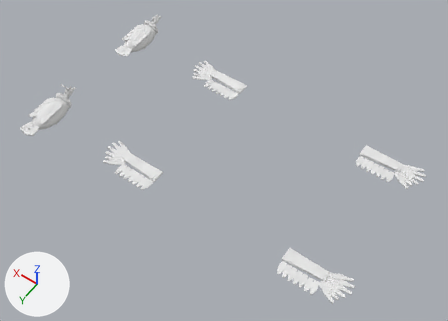
An edit to the glTF model assets/epiphany/kuntur.glb, drawn before and after from the same camera.
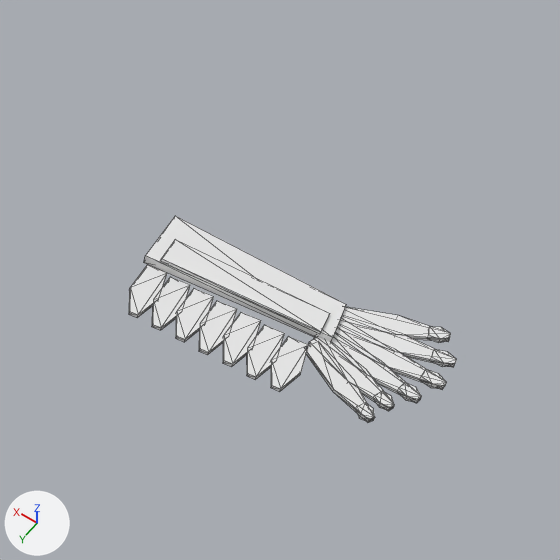
The first picture shows the older version from a camera (50 mm lens) standing at (-3.57, 7.9, 15.04) and looking at (3.39, -1.84, -0.28). The close-ups show the older and then the newer version on the part from 73% to 100% of the width and 31% to 68% of the height of that picture. Only the edits that show in the close-ups are written down. The axes (+X, +Y, +Z) are drawn at lower left. The lights are the same throughout. The close-ups show mesh edges as thin lines. Vertices at exactly the same position are counted once.

Before the edit, the objects in view are built like this:
```python
me_kuntur_ala_der = bpy.data.meshes.new('kuntur_ala_der')
me_kuntur_ala_der.from_pydata(...)  # 244 vertices, 404 faces; spans x -2.04..0.0, y -0.4..0.62, z -0.06..0.06
me_kuntur_ala_der.materials.append(mat_paleta)  # white #e7e7e7
ob_kuntur_ala_der = bpy.data.objects.new('kuntur_ala_der', me_kuntur_ala_der)
ob_kuntur_ala_der.location = (0.0, -4.5, 0.0)
```
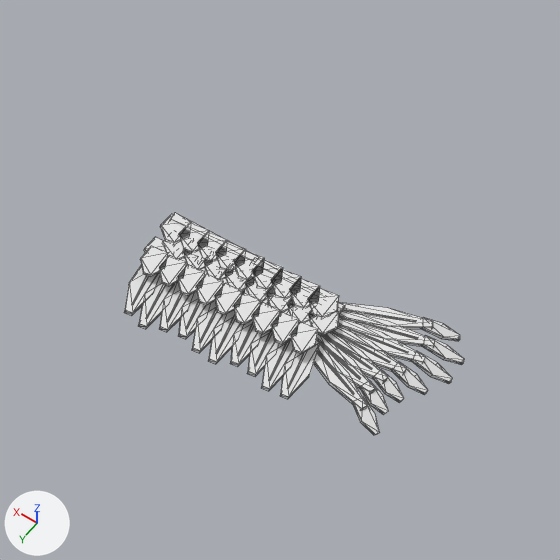
Boxes [x1, y1, x2, y2] around the edits, measured in the close-ups (560 x 560 px; the box of a moved part takes in the faces that stretch with it):
'kuntur_ala_der', reshaped (7% taller): before [129, 216, 457, 423]; after [124, 213, 465, 435]
part 1 of me_kuntur_ala_der, added: after [170, 213, 259, 262]
part 2 of me_kuntur_ala_der, added: after [251, 259, 345, 315]
part 3 of me_kuntur_ala_der, moved or reshaped: before [129, 265, 167, 318]; after [160, 214, 190, 243]
part 4 of me_kuntur_ala_der, moved or reshaped: before [176, 288, 214, 342]; after [216, 246, 246, 271]
part 5 of me_kuntur_ala_der, moved or reshaped: before [223, 312, 261, 367]; after [271, 269, 302, 299]
part 6 of me_kuntur_ala_der, moved or reshaped: before [152, 277, 190, 330]; after [144, 237, 165, 252]
part 7 of me_kuntur_ala_der, moved or reshaped (mostly hidden afterwards): before [271, 336, 308, 391]; after [304, 320, 311, 325]
part 8 of me_kuntur_ala_der, moved or reshaped: before [199, 301, 237, 355]; after [140, 246, 168, 277]
part 9 of me_kuntur_ala_der, moved or reshaped: before [246, 325, 285, 380]; after [159, 255, 187, 286]
part 10 of me_kuntur_ala_der, moved or reshaped: before [340, 307, 450, 342]; after [339, 303, 433, 329]
part 11 of me_kuntur_ala_der, moved or reshaped: before [337, 321, 455, 367]; after [338, 318, 435, 347]
part 12 of me_kuntur_ala_der, rebuilt: before [333, 329, 447, 390]; after [325, 332, 407, 374]
part 13 of me_kuntur_ala_der, rebuilt: before [314, 335, 422, 403]; after [317, 334, 388, 382]
part 14 of me_kuntur_ala_der, rebuilt: before [308, 338, 394, 411]; after [318, 344, 375, 394]
part 15 of me_kuntur_ala_der, rebuilt: before [304, 345, 375, 423]; after [314, 353, 367, 410]
part 16 of me_kuntur_ala_der, deleted: before [356, 327, 457, 422]
part 17 of me_kuntur_ala_der, built on: before [144, 216, 346, 342]; after [124, 229, 465, 435]

What the commit changed:
me_kuntur_ala_der is used by ob_kuntur_ala_der; location (0.0, -4.5, 0.0).
me_kuntur_ala_der had 244 vertices, 404 faces and spanned x -2.04..0.0, y -0.4..0.62, z -0.06..0.06.
me_kuntur_ala_der now has 848 vertices, 1392 faces and spans x -2.06..0.03, y -0.5..0.68, z -0.14..0.09.
me_kuntur_ala_der part 1: a new loose piece, a 7-sided cut cone along x (radius 0.06 at the low end, 0.08 at the high end) spanning x -0.62..0.0, y -0.24..-0.1, z -0.06..0.09, in mat_paleta (white #e7e7e7).
me_kuntur_ala_der part 2: a new loose piece, a 7-sided cut cone along x (radius 0.04 at the low end, 0.06 at the high end) spanning x -1.25..-0.6, y -0.21..-0.09, z -0.04..0.07, in mat_paleta (white #e7e7e7).
me_kuntur_ala_der part 3: the loose piece of 12 vertices spanning x -0.23..-0.03, y 0.19..0.62, z -0.05..-0.03 is scaled about its middle by (0.968, 0.525, 0.833), then moved by (0.06, -0.5, 0.1).
me_kuntur_ala_der part 4: the loose piece of 12 vertices spanning x -0.57..-0.37, y 0.19..0.62, z -0.05..-0.03 is scaled about its middle by (0.968, 0.525, 0.833), then moved by (0.0, -0.5, 0.1).
me_kuntur_ala_der part 5: the loose piece of 12 vertices spanning x -0.91..-0.71, y 0.19..0.62, z -0.05..-0.03 is scaled about its middle by (0.968, 0.525, 0.833), then moved by (-0.06, -0.5, 0.1).
me_kuntur_ala_der part 6: the loose piece of 12 vertices spanning x -0.4..-0.2, y 0.19..0.62, z -0.06..-0.03 is scaled about its middle by (0.968, 0.525, 0.833), then moved by (0.23, -0.28, 0.08).
me_kuntur_ala_der part 7: the loose piece of 12 vertices spanning x -1.25..-1.05, y 0.19..0.62, z -0.05..-0.03 is scaled about its middle by (0.968, 0.525, 0.833), then moved by (0.05, -0.28, 0.08).
me_kuntur_ala_der part 8: the loose piece of 12 vertices spanning x -0.74..-0.54, y 0.19..0.62, z -0.06..-0.03 is scaled about its middle by (0.83, 0.549, 0.667), then moved by (0.56, -0.16, 0.12).
me_kuntur_ala_der part 9: the loose piece of 12 vertices spanning x -1.08..-0.88, y 0.19..0.62, z -0.06..-0.03 is scaled about its middle by (0.83, 0.549, 0.667), then moved by (0.77, -0.16, 0.12).
me_kuntur_ala_der part 10: the loose piece of 12 vertices spanning x -1.91..-1.18, y -0.4..-0.07, z -0.03..0.0 is turned 4 degrees about the z axis through its middle and scaled by 0.87, then moved by (0.07, -0.03, 0.0).
me_kuntur_ala_der part 11: the loose piece of 12 vertices spanning x -2.02..-1.19, y -0.23..0.0, z -0.03..0.0 is turned 5.2 degrees about the z axis through its middle and scaled by 0.834, then moved by (0.09, -0.05, 0.0).
me_kuntur_ala_der part 12: the loose piece of 12 vertices spanning x -2.04..-1.2, y -0.08..0.08, z -0.04..-0.01 is rebuilt with 12 vertices and now spans x -1.79..-1.18, y -0.05..0.09, z -0.05..-0.02.
me_kuntur_ala_der part 13: the loose piece of 12 vertices spanning x -1.96..-1.19, y 0.0..0.21, z -0.04..-0.01 is rebuilt with 12 vertices and now spans x -1.72..-1.17, y 0.01..0.19, z -0.05..-0.02.
me_kuntur_ala_der part 14: the loose piece of 12 vertices spanning x -1.85..-1.18, y 0.07..0.36, z -0.05..-0.02 is rebuilt with 12 vertices and now spans x -1.69..-1.16, y 0.06..0.3, z -0.06..-0.03.
me_kuntur_ala_der part 15: the loose piece of 12 vertices spanning x -1.79..-1.17, y 0.13..0.51, z -0.05..-0.03 is rebuilt with 12 vertices and now spans x -1.7..-1.16, y 0.11..0.45, z -0.07..-0.04.
me_kuntur_ala_der part 16: 6 loose pieces with 72 vertices, spanning x -2.04..-1.65, y -0.4..0.51, z -0.05..0.01, are deleted.
me_kuntur_ala_der part 17: 16 vertices removed from x -1.3..0.0, y -0.22..0.2, z -0.04..0.06; 664 vertices added at x -2.06..0.0, y -0.5..0.68, z -0.14..0.08.
